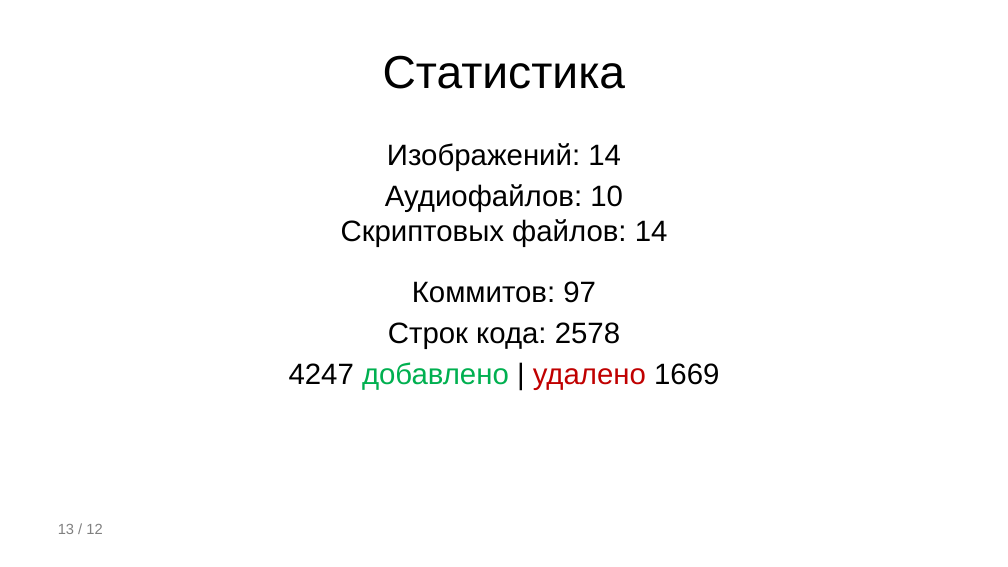
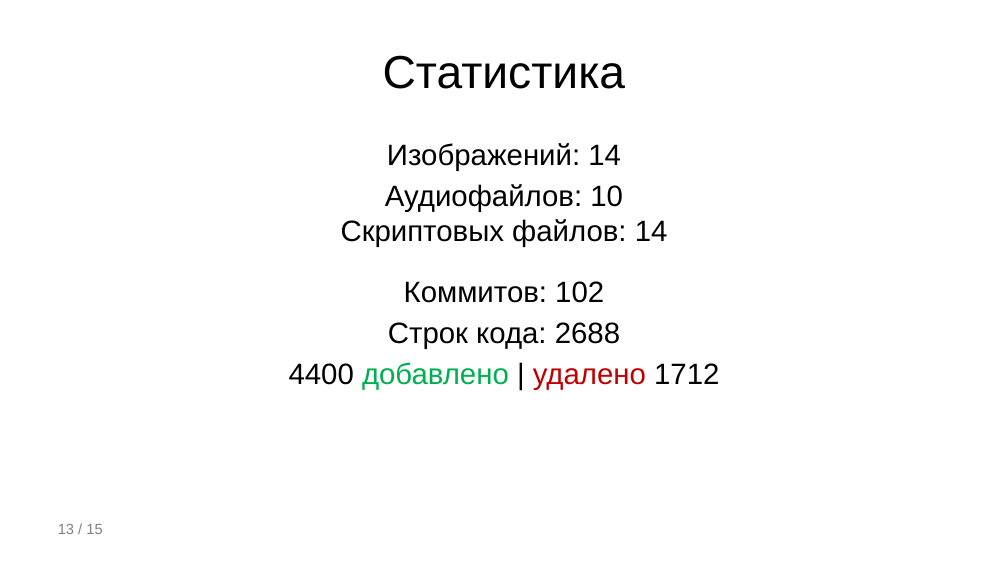
Before and after one commit to direded/direded.github.io, a slide deck: slide 13 of FEFU Invaders.pptx. Drawn at 1008x567 pixels with LibreOffice and Linux fonts; fonts in the diff are those of the drawing. Boxes give left, top, right and bottom in pixels: in the first picture for what was removed or moved away, otherwise in the second. Text is boxed around its words. In the diff, an @@ line names an element or a change of style, - is before the commit and + after.

```diff
--- a/FEFU Invaders.pptx
+++ b/FEFU Invaders.pptx
@@ text at [289, 281, 719, 390]: text changed @@
-Коммитов: 97
-Строк кода: 2578
-4247 добавлено | удалено 1669
+Коммитов: 102
+Строк кода: 2688
+4400 добавлено | удалено 1712
@@ page number at [58, 524, 102, 534]: text changed @@
-13 / 12
+13 / 15
```
Also in this commit, not shown: 1 other slide changed, 1 slide added, 2 other files.
